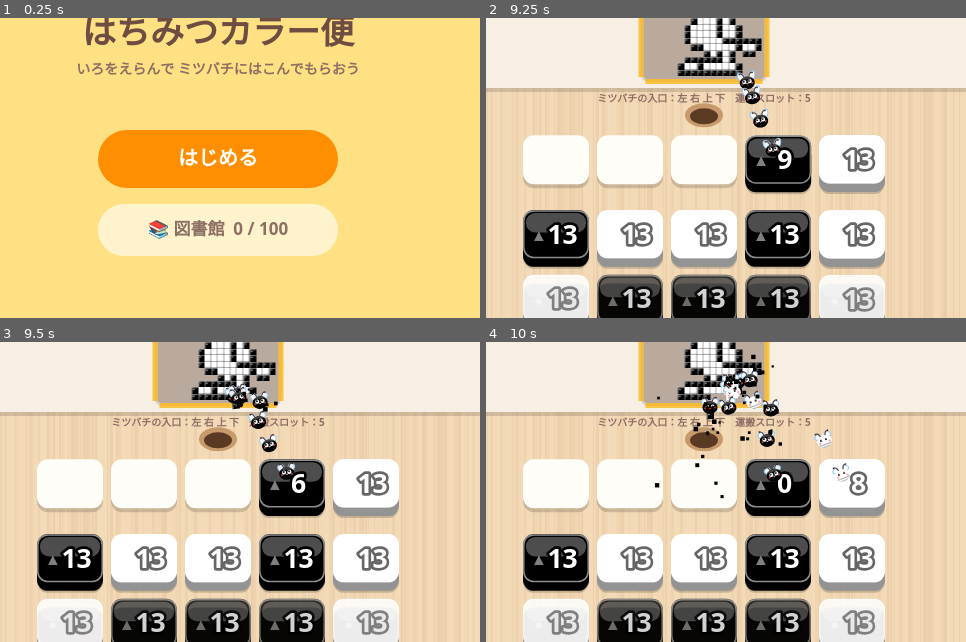
Above: before the commit, frames 1-4 (two rows, left to right).
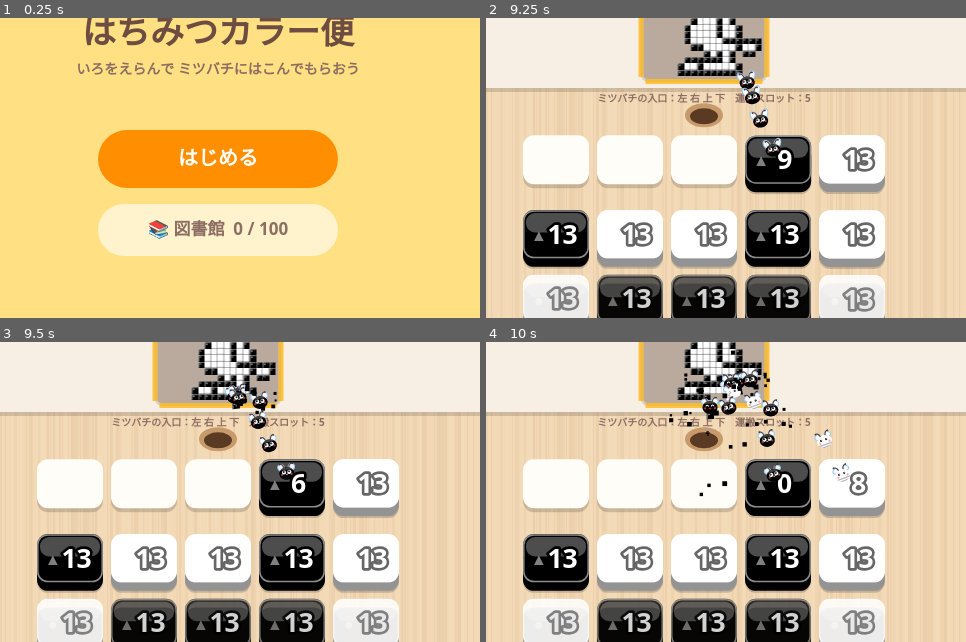
Above: after the commit, the same moments.

Repository: rossy-o33/game
Game: browser game, page hachi.html
Two runs of this game, one before a commit and one after it. Both use one fixed random seed, a clock stepped at 60 frames per second and the inputs below.
Inputs (mouse positions are % of the whole screen's width and height, from its top left):
- Up to frame 1 (0.25 s): no input
- Up to frame 2 (9.25 s): click "はじめる" at 0.27 s; click (50, 60) at 1.07 s; click (30, 40) at 1.67 s; press the mouse at (70, 35) at 2.27 s; release the mouse at (50, 30) at 2.4 s; click (65, 70) at 2.87 s; click (25, 75) at 3.47 s; press the mouse at (50, 30) at 4.07 s; release the mouse at (40, 85) at 4.2 s; click (80, 55) at 4.67 s; click (20, 50) at 5.27 s; press the mouse at (40, 85) at 5.87 s; release the mouse at (30, 40) at 6 s; click (60, 15) at 6.47 s; click (50, 60) at 7.07 s; press the mouse at (30, 40) at 7.67 s; release the mouse at (25, 75) at 7.8 s; click (70, 35) at 8.27 s; click (65, 70) at 8.87 s
- Up to frame 3 (9.5 s): press the mouse at (25, 75) at 9.47 s
- Up to frame 4 (10 s): release the mouse at (20, 50) at 9.6 s
The pictures show only the part of the screen within x 27-77%, y 29-79%; the shares and areas given below are measured in that part.

Frames 1-2 are identical in both runs. In frame 3, 0.1% of the frame differs, in the area x 49-58%, y 11-25%; in frame 4, 0.8%, in the area x 35-64%, y 2-53%.

Commit message:
Update hachi.html

Diff:
--- a/hachi.html
+++ b/hachi.html
@@ -236,12 +236,11 @@
 function loop(t){const dt=Math.min(.05,(t-last)/1000);last=t;upd(dt);draw();requestAnimationFrame(loop)}
 
 /* ---------- 音 ---------- */
-let AC,bg,se,ar,dl,NB,nt=0,step=0,lap={};
+let AC,bg,se,NB,PL=[],lastK=-1;
 function initA(){if(AC!==undefined)return;try{AC=new(window.AudioContext||webkitAudioContext)()}catch(e){AC=null;return}
- bg=AC.createGain();se=AC.createGain();bg.connect(AC.destination);se.connect(AC.destination);
- ar=AC.createGain();dl=AC.createDelay(1);const fb=AC.createGain(),wt=AC.createGain();fb.gain.value=.3;wt.gain.value=.4;ar.connect(bg);ar.connect(dl);dl.connect(fb);fb.connect(dl);dl.connect(wt);wt.connect(bg);setV();
+ bg=AC.createGain();se=AC.createGain();bg.connect(AC.destination);se.connect(AC.destination);setV();
  const l=AC.sampleRate;NB=AC.createBuffer(1,l,l);const d=NB.getChannelData(0);for(let i=0;i<l;i++)d[i]=Math.random()*2-1;
- nt=AC.currentTime+.1;setInterval(sched,40)}
+ startTrack(AC.currentTime+.1);setInterval(sched,40)}
 function setV(){if(AC){bg.gain.value=bgOn?bv*.6:0;se.gain.value=sv}}
 const mf=m=>440*Math.pow(2,(m-69)/12);
 function osc(t,f,d,ty,v,dest,f2){const o=AC.createOscillator(),g=AC.createGain();o.type=ty;o.frequency.setValueAtTime(f,t);if(f2)o.frequency.exponentialRampToValueAtTime(f2,t+d);
@@ -249,37 +248,54 @@
 function nz(t,d,v,hp,dest){const s=AC.createBufferSource(),f=AC.createBiquadFilter(),g=AC.createGain();s.buffer=NB;f.type='highpass';f.frequency.value=hp;
  g.gain.setValueAtTime(v,t);g.gain.exponentialRampToValueAtTime(.0001,t+d);s.connect(f);f.connect(g);g.connect(dest);s.start(t);s.stop(t+d+.05)}
 /* 短いコードのスタブ(長く伸ばさない・音量は小さめ) */
-function stab(t,ns,d,cut){const f=AC.createBiquadFilter(),g=AC.createGain();f.type='lowpass';f.frequency.value=cut;
- g.gain.setValueAtTime(.0001,t);g.gain.linearRampToValueAtTime(.014,t+.008);g.gain.exponentialRampToValueAtTime(.0001,t+d);f.connect(g);g.connect(bg);
+function stab(t,ns,d,cut,dest){const f=AC.createBiquadFilter(),g=AC.createGain();f.type='lowpass';f.frequency.value=cut;
+ g.gain.setValueAtTime(.0001,t);g.gain.linearRampToValueAtTime(.014,t+.008);g.gain.exponentialRampToValueAtTime(.0001,t+d);f.connect(g);g.connect(dest);
  ns.forEach(n=>[-8,8].forEach(c=>{const o=AC.createOscillator();o.type='sawtooth';o.frequency.value=mf(n);o.detune.value=c;o.connect(f);o.start(t);o.stop(t+d+.05)}))}
-/* 32小節ごとにキー・コード進行・テンポ・アルペジオ・リズムを作り直す(毎周ちがう曲になる) */
-const SC=[0,2,4,7,9],CT=[[0,4,7,11],[0,3,7,10],[0,4,7,10]],
-PR=[[[5,0],[7,2],[4,1],[9,1]],[[9,1],[5,0],[0,0],[7,2]],[[0,0],[4,1],[5,0],[7,2]],[[2,1],[7,2],[0,0],[9,1]]],
-AP=[[0,1,2,3,2,1,3,2,0,2,1,3,2,3,1,2],[0,2,1,3,0,2,3,1,2,0,3,1,2,3,0,1],[3,2,1,0,1,2,3,2,3,1,2,0,2,1,3,1],[0,1,2,1,3,2,1,2,0,1,2,3,2,1,0,1]],
-BP=[[0,6,8,14],[0,3,6,8,11,14],[0,2,6,8,10,14],[0,4,8,12]],PS=[[2,6,10,14],[0,3,8,11],[4,10,12]];
-const pick=a=>a[Math.random()*a.length|0];
-function newLap(){const key=pick([0,2,-2,3,-3,5,-5]),pr=pick(PR);
- lap={sp:60/pick([124,132,140])/4,key,chs:pr.map(([r,t])=>CT[t].map(o=>48+key+r+o)),kick:pick([[0,10],[0,6,10],[0,8],[0,3,10]]),
-  ap:pick(AP),bp:pick(BP),ps:pick(PS),cut:pick([1400,2000,2800]),hi:pick([0,1]),
-  mel:[0,1,2,3].map(()=>[0,3,6,8,10,12,14].map(()=>Math.random()<.5?SC[Math.random()*5|0]+(Math.random()<.3?12:0):null))};
- if(dl)dl.delayTime.value=lap.sp*3}
-function sched(){if(!AC)return;while(nt<AC.currentTime+.25){const s=step%512,bar=s>>4,sb=s&15,sec=bar>>3;
- if(s==0)newLap();const c=lap.chs[(bar>>1)&3],sp=lap.sp,fill=bar>=30;
+/* ---- 10曲。それぞれ32小節のループ(2周) → 最後の2小節でクロスフェードして次の曲(ランダム)へ ---- */
+const LOOPS=2,SC=[0,2,4,7,9],CT=[[0,4,7,11],[0,3,7,10],[0,4,7,10]],
+PR=[[[5,0],[7,2],[4,1],[9,1]],[[9,1],[5,0],[0,0],[7,2]],[[0,0],[4,1],[5,0],[7,2]],[[2,1],[7,2],[0,0],[9,1]],[[0,0],[9,1],[5,0],[7,2]],[[9,1],[7,2],[5,0],[4,1]],[[5,0],[0,0],[7,2],[9,1]],[[0,0],[7,2],[9,1],[5,0]]],
+AP=[[0,1,2,3,2,1,3,2,0,2,1,3,2,3,1,2],[0,2,1,3,0,2,3,1,2,0,3,1,2,3,0,1],[3,2,1,0,1,2,3,2,3,1,2,0,2,1,3,1],[0,1,2,1,3,2,1,2,0,1,2,3,2,1,0,1],[0,0,2,2,1,1,3,3,0,0,2,2,3,3,1,1],[0,3,1,3,2,3,1,3,0,3,1,3,2,3,1,3],[3,1,2,0,3,1,2,0,2,0,3,1,2,0,3,1],[0,2,3,2,1,2,3,2,0,2,3,2,1,3,2,1]],
+BP=[[0,6,8,14],[0,3,6,8,11,14],[0,2,6,8,10,14],[0,4,8,12],[0,3,8,10,14],[0,7,8,15]],PS=[[2,6,10,14],[0,3,8,11],[4,10,12]],
+KP=[[0,10],[0,6,10],[0,8],[0,3,10],[0,5,8,13],[0,7,10],[0,4,8,12],[0,6,8,11]],SNP=[[8],[4,12],[8,14],[8,11],[8],[4,12],[8],[8,15]],
+TR=[{b:128,k:0,p:0,kd:0,sn:0,hs:0,ar:0,bs:0,ps:0,w:0,hi:0,cut:1800,seed:11},{b:140,k:2,p:1,kd:1,sn:1,hs:1,ar:1,bs:1,ps:1,w:1,hi:1,cut:2600,seed:23},
+{b:120,k:-3,p:2,kd:2,sn:2,hs:2,ar:2,bs:2,ps:2,w:2,hi:0,cut:1400,seed:37},{b:132,k:5,p:3,kd:3,sn:3,hs:3,ar:3,bs:3,ps:0,w:0,hi:1,cut:2200,seed:41},
+{b:144,k:-2,p:4,kd:4,sn:4,hs:0,ar:4,bs:4,ps:1,w:1,hi:0,cut:3000,seed:53},{b:124,k:3,p:5,kd:5,sn:5,hs:1,ar:5,bs:5,ps:2,w:2,hi:1,cut:1600,seed:67},
+{b:136,k:7,p:6,kd:6,sn:6,hs:2,ar:6,bs:0,ps:0,w:1,hi:0,cut:2400,seed:79},{b:116,k:-5,p:7,kd:7,sn:7,hs:3,ar:7,bs:1,ps:1,w:0,hi:1,cut:1500,seed:83},
+{b:128,k:1,p:0,kd:2,sn:1,hs:1,ar:2,bs:2,ps:2,w:2,hi:1,cut:2000,seed:97},{b:138,k:-1,p:2,kd:1,sn:0,hs:2,ar:3,bs:3,ps:0,w:1,hi:0,cut:2800,seed:101}];
+function mkP(k,t0){const T=TR[k],sp=60/T.b/4,pg=AC.createGain(),ar=AC.createGain(),dl=AC.createDelay(1),fb=AC.createGain(),wt=AC.createGain();
+ pg.gain.setValueAtTime(.0001,t0);pg.gain.linearRampToValueAtTime(1,t0+sp*32);pg.connect(bg);
+ ar.connect(pg);ar.connect(dl);dl.delayTime.value=sp*3;fb.gain.value=.3;wt.gain.value=.4;dl.connect(fb);fb.connect(dl);dl.connect(wt);wt.connect(pg);
+ const R=rng(T.seed),mel=[0,1,2,3].map(()=>[0,3,6,8,10,12,14].map(()=>R()<.5?SC[R()*5|0]+(R()<.3?12:0):null));if(mel[0][0]==null)mel[0][0]=0;
+ return{k,T,sp,pg,ar,mel,chs:PR[T.p].map(([r,t])=>CT[t].map(o=>48+T.k+r+o)),step:0,nt:t0,total:512*LOOPS}}
+function startTrack(t0){let k;do{k=Math.random()*TR.length|0}while(k==lastK&&TR.length>1);lastK=k;PL.push(mkP(k,t0))}
+function stepP(P){const T=P.T,s=P.step%512,bar=s>>4,sb=s&15,sec=bar>>3,c=P.chs[(bar>>1)&3],sp=P.sp,t=P.nt,d=P.pg,fill=bar>=30;
+ if(P.step==P.total-32){d.gain.setValueAtTime(1,t);d.gain.linearRampToValueAtTime(.0001,t+sp*32);startTrack(t)}
  /* ドラム */
- if((sec==1||sec==2||fill||(sec==0&&bar>=4))&&lap.kick.includes(sb))osc(nt,140,.25,'sine',.5,bg,40);
- if((sec==1||sec==2)&&sb==8)nz(nt,.18,.22,1500,bg);
- if(fill&&sb%2==0)nz(nt,.09,.1+.01*sb,2000,bg);
- if(sec==2?true:sec==1?sb%2==0:sb%4==2)nz(nt,.04,sb%4==2?.07:.04,7000,bg);
+ if((sec==1||sec==2||fill||(sec==0&&bar>=4))&&KP[T.kd].includes(sb))osc(t,140,.25,'sine',.5,d,40);
+ if((sec==1||sec==2)&&SNP[T.sn].includes(sb))nz(t,.18,.22,1500,d);
+ if(fill&&sb%2==0)nz(t,.09,.1+.01*sb,2000,d);
+ const hv=T.hs==0?(sec==2||(sec==1&&sb%2==0)||sb%4==2):T.hs==1?(sb%4==2||(sec==2&&sb%2==1)):T.hs==2?(sec>0||sb%2==0):sb%2==0;
+ if(hv)nz(t,.04,sb%4==2?.07:.04,7000,d);
  /* ベースライン */
- if(lap.bp.includes(sb))osc(nt,mf(c[0]-12+(sb==8?12:0)),sp*2.4,'sine',sec==3?.22:.3,bg);
+ if(BP[T.bs].includes(sb))osc(t,mf(c[0]-12+(sb==8?12:0)),sp*2.4,'sine',sec==3?.22:.3,d);
  /* 上物アルペジオ(全編で鳴る) */
- const an=c[lap.ap[sb]]+12+((sb%4==3||(lap.hi&&sb>=8))?12:0),av=sec==0?.07:sec==3?.08:.095;
- osc(nt,mf(an),.16,'triangle',av,ar);osc(nt,mf(an),.11,'square',av*.35,ar);
+ const f=mf(c[AP[T.ar][sb]]+12+((sb%4==3||(T.hi&&sb>=8))?12:0)),av=sec==0?.07:sec==3?.08:.095;
+ if(T.w==0){osc(t,f,.16,'triangle',av,P.ar);osc(t,f,.11,'square',av*.35,P.ar)}
+ else if(T.w==1){osc(t,f,.15,'sawtooth',av*.4,P.ar);osc(t,f,.13,'triangle',av*.6,P.ar)}
+ else{osc(t,f,.12,'square',av*.4,P.ar);osc(t,f*2,.1,'sine',av*.7,P.ar)}
  /* 短いコードスタブ */
- if(lap.ps.includes(sb))stab(nt,c.map(n=>n+12),sp*2.2,lap.cut);
+ if(PS[T.ps].includes(sb))stab(t,c.map(n=>n+12),sp*2.2,T.cut,d);
  /* リード */
- if(sec>=2){const i=[0,3,6,8,10,12,14].indexOf(sb),v=i<0?null:lap.mel[bar&3][i];if(v!=null)osc(nt,mf(72+lap.key+v),sp*2.6,'triangle',sec==3?.05:.08,bg)}
- step++;nt+=sp}}
+ if(sec>=2){const i=[0,3,6,8,10,12,14].indexOf(sb),v=i<0?null:P.mel[bar&3][i];
+  if(v!=null)osc(t,mf(72+T.k+v),sp*2.6,T.w==1?'sawtooth':T.w==2?'square':'triangle',(sec==3?.05:.08)*(T.w?.55:1),d)}
+ P.step++;P.nt+=sp}
+function sched(){if(!AC)return;const lim=AC.currentTime+.25;
+ PL.slice().forEach(P=>{while(P.nt<lim&&P.step<P.total)stepP(P)});
+ PL=PL.filter(P=>{if(P.step>=P.total&&P.nt<AC.currentTime-.5){setTimeout(()=>{try{P.pg.disconnect()}catch(e){}},300);return false}return true})}
+/* スマホでアプリを閉じたり別アプリに切り替えたら、音を止める */
+document.addEventListener('visibilitychange',()=>{if(!AC)return;if(document.hidden)AC.suspend();else AC.resume()});
+addEventListener('pagehide',()=>{if(AC)AC.suspend()});
+addEventListener('pageshow',()=>{if(AC&&!document.hidden)AC.resume()});
 function S(k){if(!AC)return;const t=AC.currentTime;
  if(k=='sel')osc(t,880,.12,'sine',.3,se,1320);
  else if(k=='pop')osc(t,520+Math.random()*120,.09,'sine',.22,se,900);
